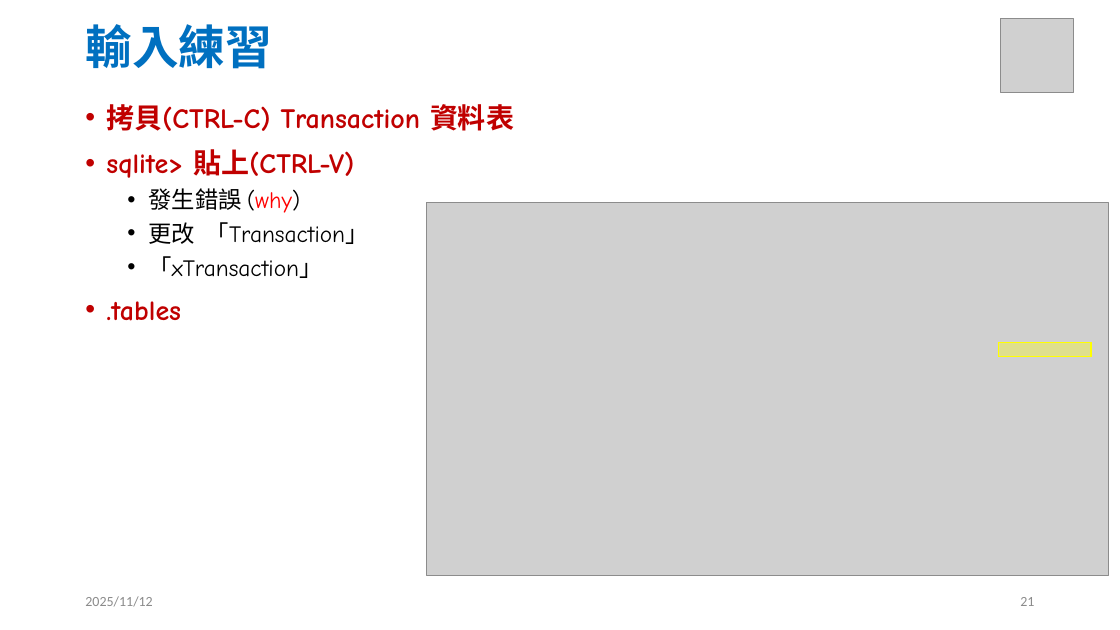
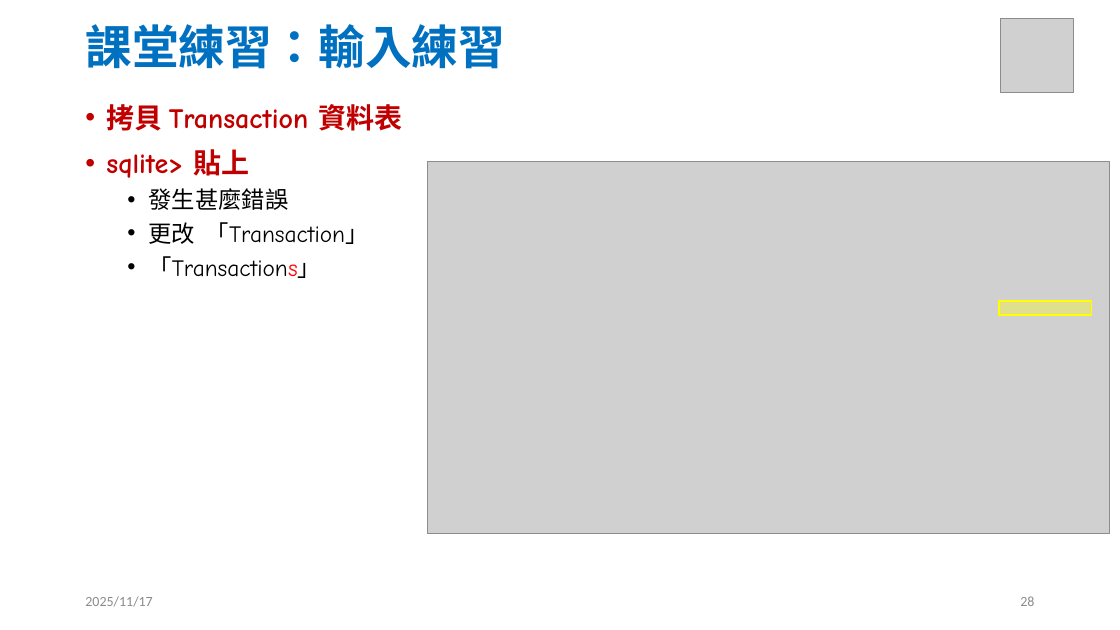
Before and after one commit to jc7qx/2025DB, a slide deck: slide 28 of slides/w10SQL1.pptx (slide 21 before the commit). Drawn at 1120x630 pixels with LibreOffice and Linux fonts; fonts in the diff are those of the drawing; grey boxes stand for pictures. Boxes give left, top, right and bottom in pixels: in the first picture for what was removed or moved away, otherwise in the second. Text is boxed around its words. In the diff, an @@ line names an element or a change of style, - is before the commit and + after.

```diff
--- a/slides/w10SQL1.pptx
+++ b/slides/w10SQL1.pptx
@@ title at <box>85,24,505,69</box>: text changed @@
-輸入練習
+課堂練習：輸入練習
@@ text at <box>106,104,402,210</box>: text changed @@
-• 拷貝(CTRL-C) Transaction 資料表
-• sqlite> 貼上(CTRL-V)
-  • 發生錯誤 (why)
+• 拷貝 Transaction 資料表
+• sqlite> 貼上
+  • 發生甚麼錯誤
@@ picture: place and size @@
-picture at <box>427,203,1108,576</box>
+picture at <box>428,161,1109,534</box>
@@ text at <box>148,256,321,278</box>: text changed @@
-  • 「xTransaction」
-• .tables
+  • 「Transactions」
@@ rectangle: place and size @@
-rectangle at <box>998,343,1091,357</box>
+rectangle at <box>999,301,1091,315</box>
@@ text at <box>85,596,152,607</box>: text changed @@
-2025/11/12
+2025/11/17
@@ page number at <box>1020,596,1034,606</box>: text changed @@
-21
+28
```
Also in this commit, not shown: 38 other slides changed, 9 slides added, 19 slides removed, 3 other files.
